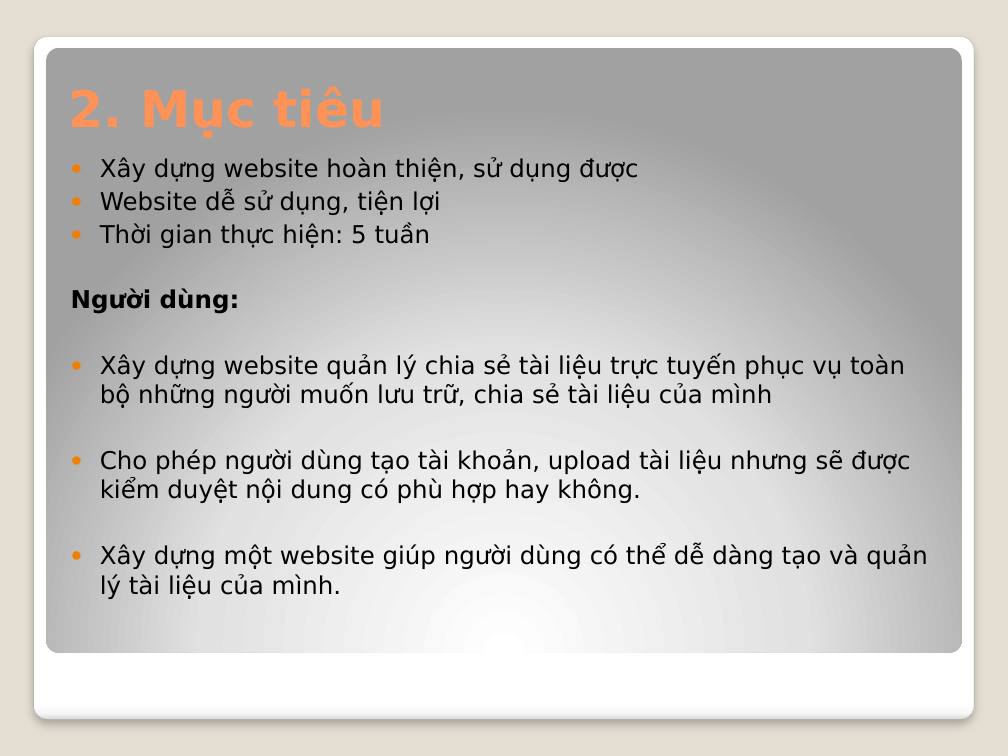
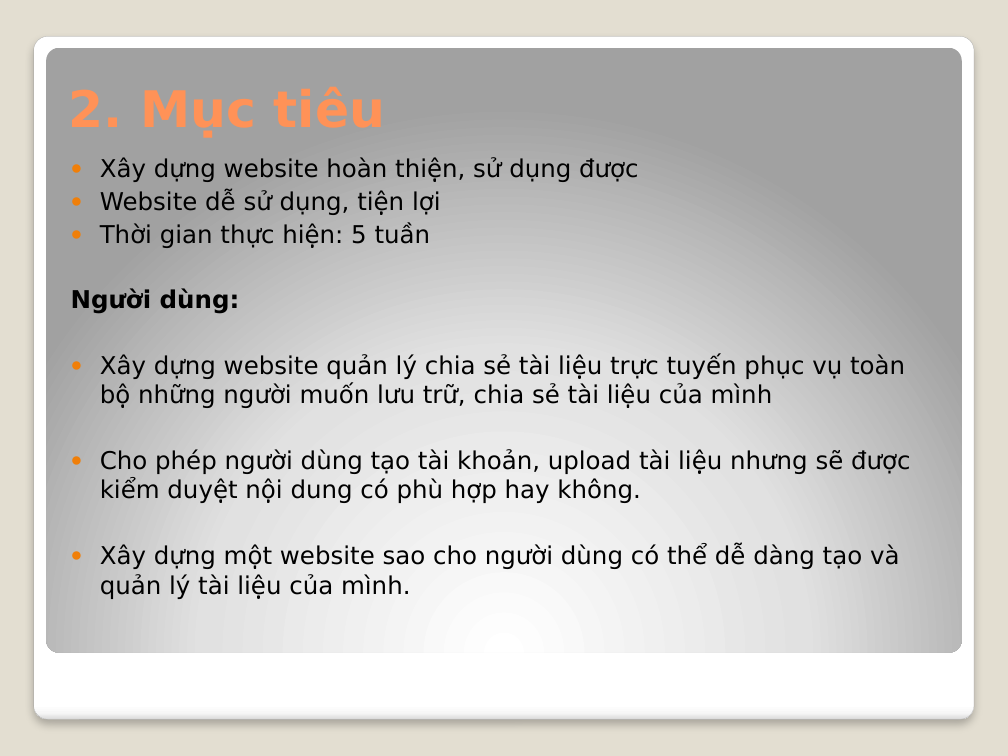
Before and after one commit to PhoenixNguyen/QuanTriDuAn, a slide deck: slide 4 of G8/Slide.pptx. Drawn at 1008x756 pixels with LibreOffice and Linux fonts; fonts in the diff are those of the drawing. Boxes give left, top, right and bottom in pixels: in the first picture for what was removed or moved away, otherwise in the second. Text is boxed around its words. In the diff, an @@ line names an element or a change of style, - is before the commit and + after.

```diff
--- a/G8/Slide.pptx
+++ b/G8/Slide.pptx
@@ text at (100,544,899,599): text changed @@
-● Xây dựng một website giúp người dùng có thể dễ dàng tạo và quản lý tài liệu của mình.
+● Xây dựng một website sao cho người dùng có thể dễ dàng tạo và quản lý tài liệu của mình.
```
Also in this commit, not shown: 2 slides removed, 19 other files.
